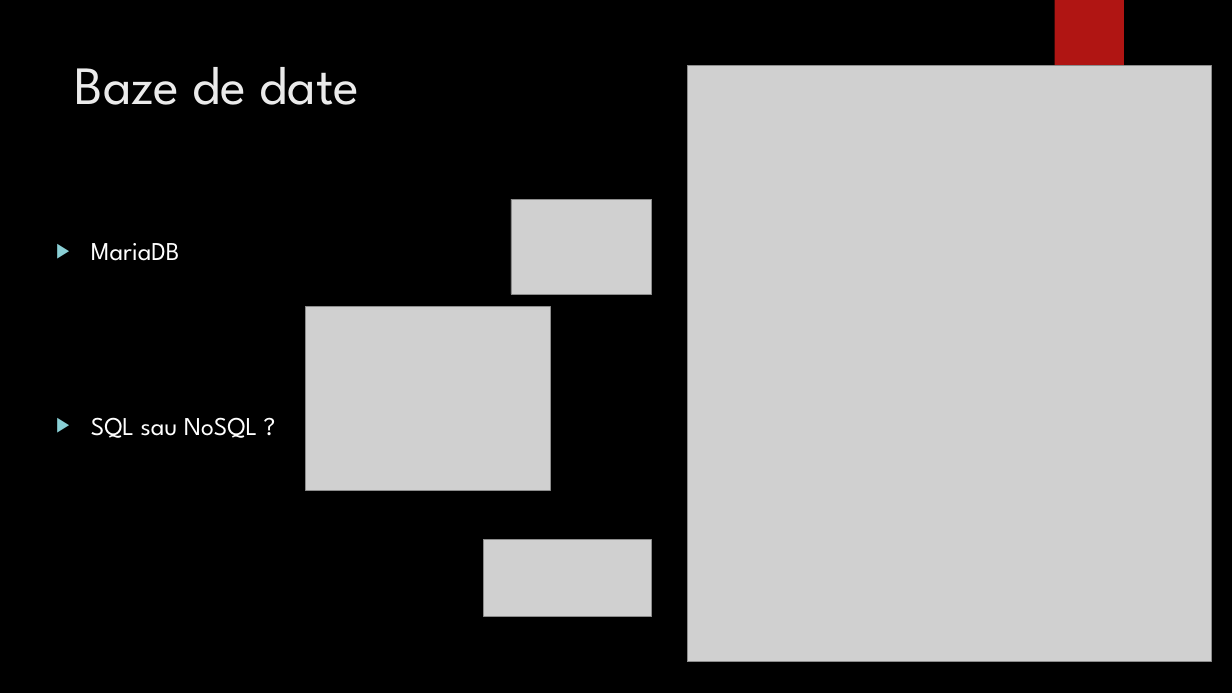
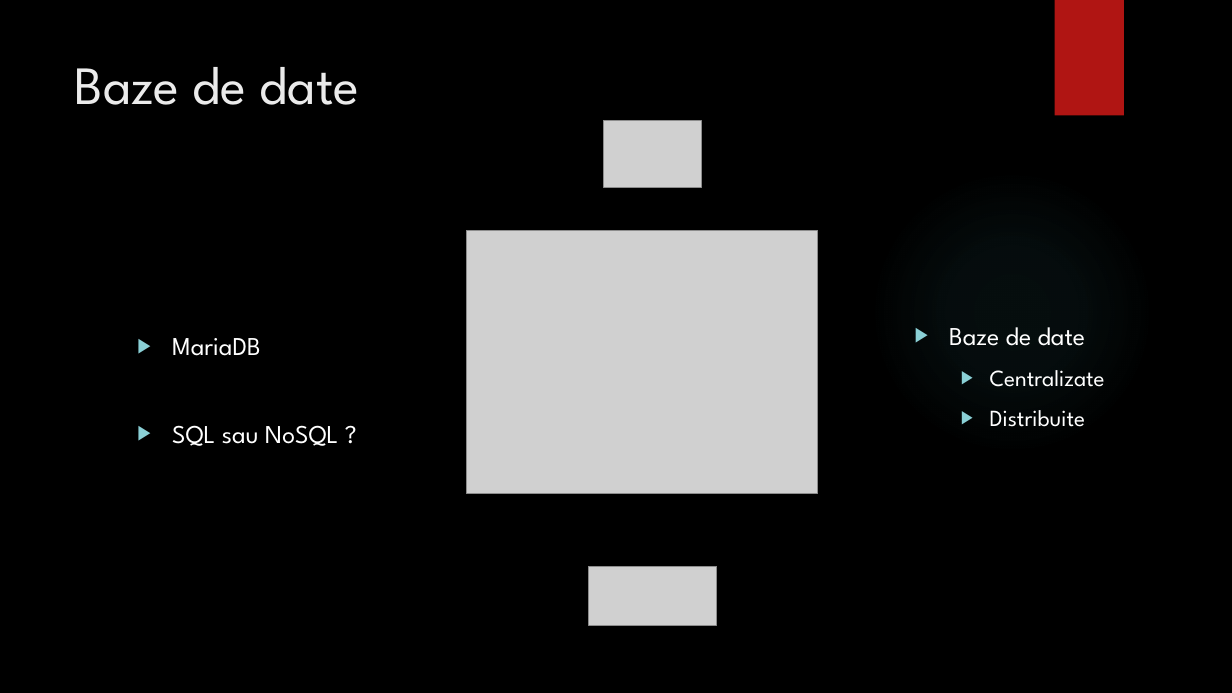
Before and after one commit to bogdanmatra/stoma, a slide deck: slide 4 of documentation/Prezentare_Licenta_Matragociu_Bogdan.pptx (slide 6 before the commit). Drawn at 1232x693 pixels with LibreOffice and Linux fonts; fonts in the diff are those of the drawing; grey boxes stand for pictures; background and template pictures are left out. Boxes give left, top, right and bottom in pixels: in the first picture for what was removed or moved away, otherwise in the second. Text is boxed around its words. In the diff, an @@ line names an element or a change of style, - is before the commit and + after.

```diff
--- a/documentation/Prezentare_Licenta_Matragociu_Bogdan.pptx
+++ b/documentation/Prezentare_Licenta_Matragociu_Bogdan.pptx
@@ picture removed at (x1=688, y1=66, x2=1212, y2=663) @@
@@ picture resized from (x1=511, y1=200, x2=652, y2=295) to (x1=604, y1=121, x2=701, y2=188) @@
@@ ellipse added at (x1=870, y1=169, x2=1154, y2=454), fill gradient #50B9C1 @@
@@ picture resized from (x1=306, y1=306, x2=551, y2=490) to (x1=467, y1=230, x2=818, y2=494) @@
@@ text "MariaDB" rewrapped from (x1=91, y1=243, x2=257, y2=438) to (x1=172, y1=338, x2=338, y2=446) @@
@@ text added at (x1=949, y1=327, x2=1105, y2=427), 18 pt, text #FFFFFF @@
+▶ Baze de date
+  ▶ Centralizate
+  ▶ Distribuite
@@ picture resized from (x1=484, y1=540, x2=653, y2=616) to (x1=588, y1=567, x2=716, y2=626) @@
```
Also in this commit, not shown: 8 other slides changed, 4 slides added, 2 slides removed, 1 other file.
